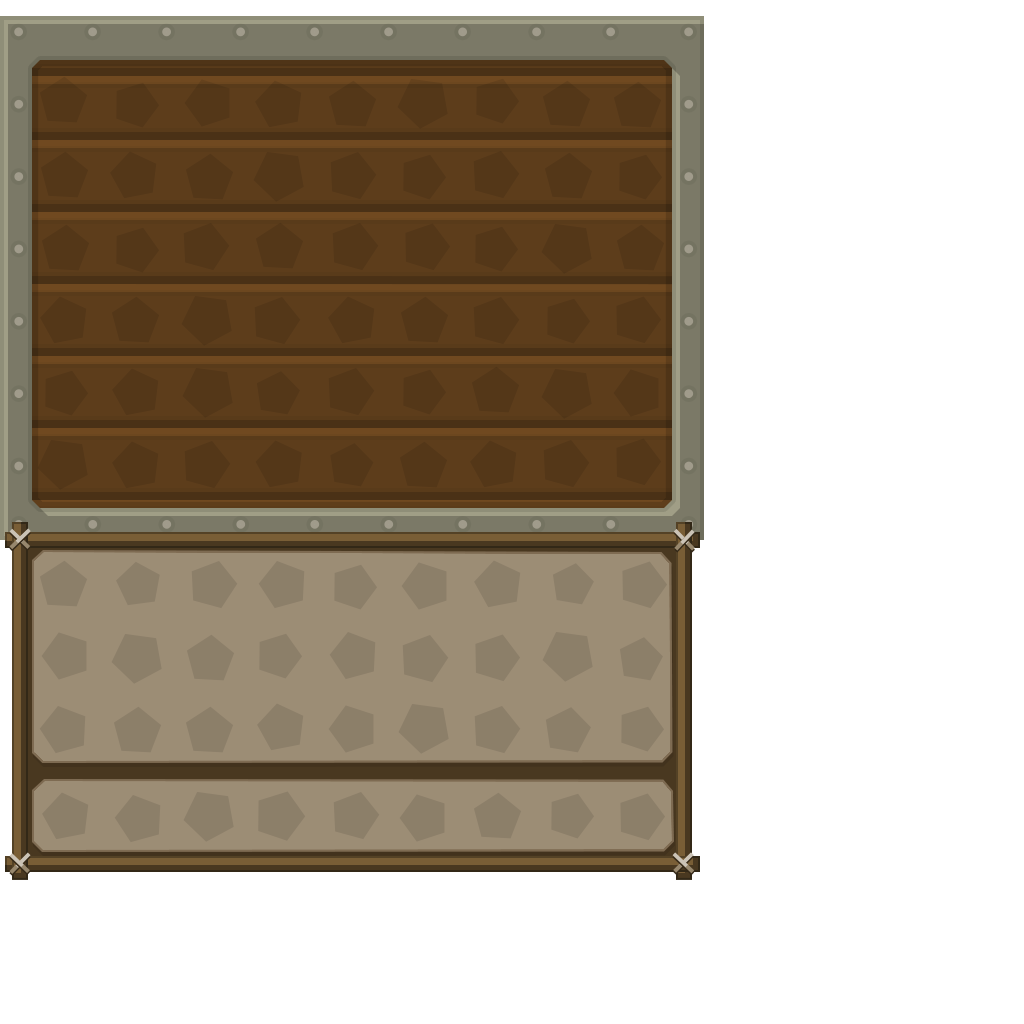
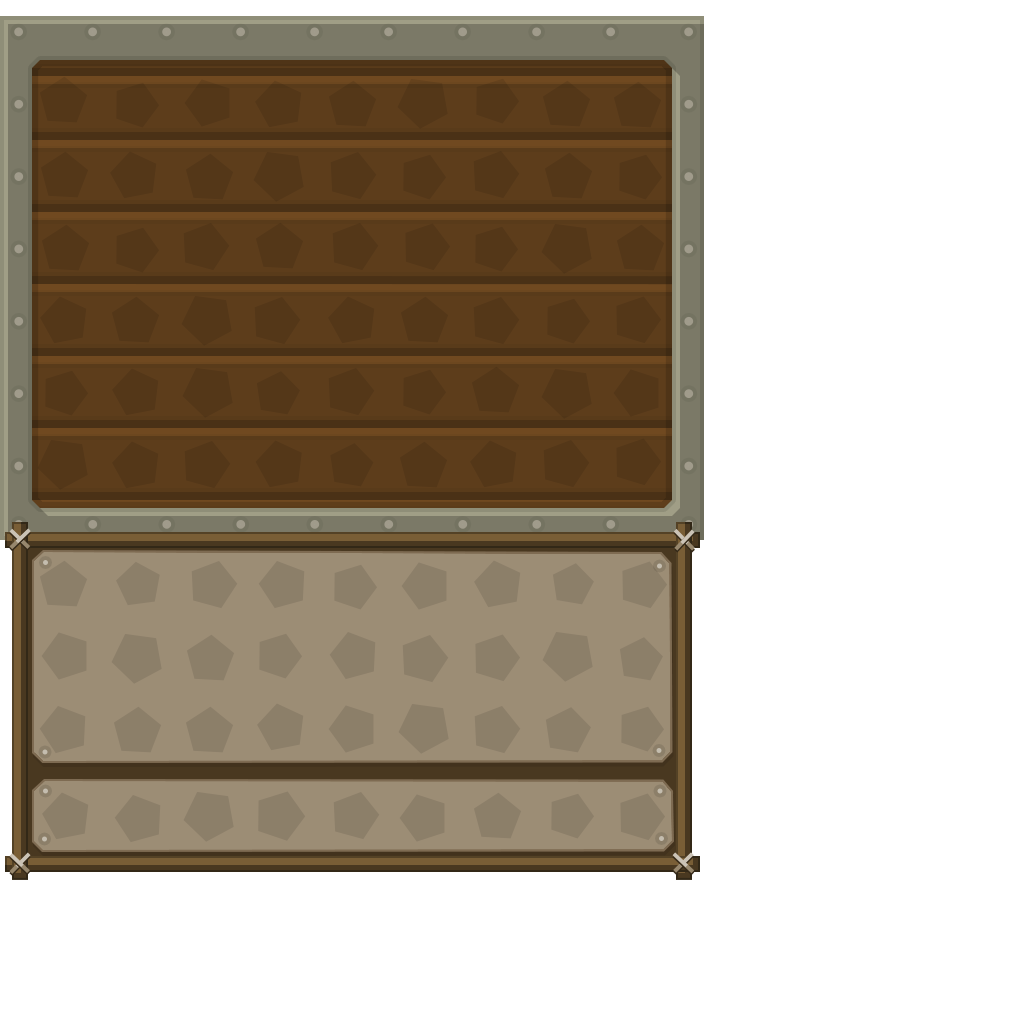
The second 1024 x 1024 image is a revision of the first. Changes to its layers:
added layer "Forme 21" in group "inventaire" over (42, 560, 664, 842)
painted on "Forme 20", unmasked it over (38, 556, 668, 843)
painted on "Forme 19", unmasked it over (38, 556, 668, 846)
unmasked "Forme 14" over (38, 556, 668, 846)
